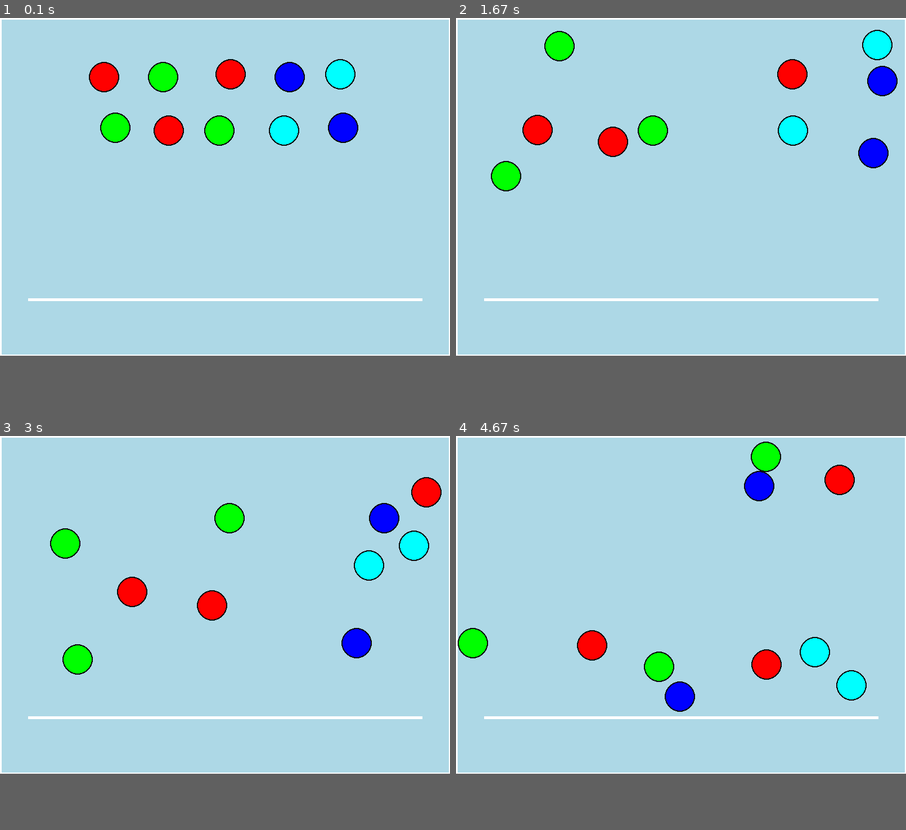
Above: before the commit, frames 1-4 (two rows, left to right).
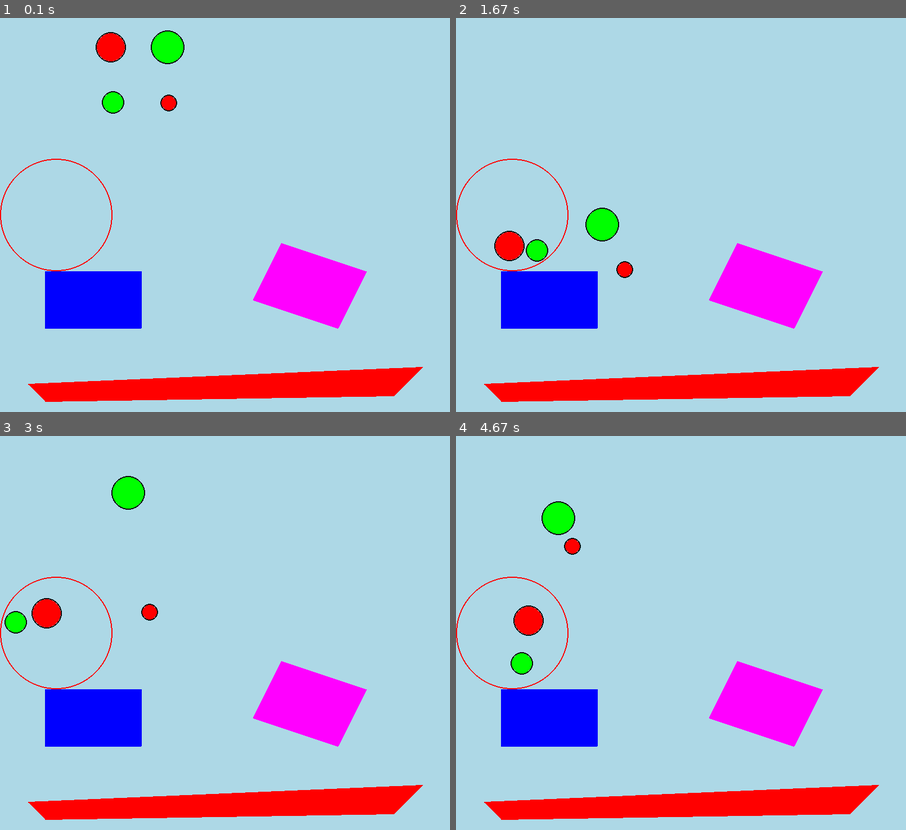
Above: after the commit, the same moments.

Repository: Roi-sysmique/Pygame-Physic-Sim
Game: pygame game, started from main.py
Two runs of this game, one before a commit and one after it. Both use one fixed random seed, a clock stepped at 60 frames per second and the inputs below.
Inputs:
- Up to frame 1 (0.1 s): no input
- Up to frame 2 (1.67 s): no input
- Up to frame 3 (3 s): no input
- Up to frame 4 (4.67 s): no input
In our replay, the window is 800x600 before the commit and 800x700 after it. These sizes can differ from the game's own. Grey fills any space a smaller window leaves; there, only what the larger window draws over its background counts as a difference.

The runs differ from the first frame. In frame 1, 18% of the frame differs, in the area x 0-100%, y 0-98%; in frame 2, 18%; in frame 3, 18%; in frame 4, 18%.

Commit message:
Object creation

Diff:
--- a/main.py
+++ b/main.py
@@ -5,7 +5,7 @@
 
 pygame.init()
 
-WIDTH, HEIGHT = 800, 600
+WIDTH, HEIGHT = 800, 700
 SCREEN = pygame.display.set_mode((WIDTH, HEIGHT))
 pygame.display.set_caption('Physics Sim')
 clock = pygame.time.Clock()
@@ -24,8 +24,10 @@
         self.rect = self.image.get_rect(center=self.position)
         self.image.fill((0, 0, 0))
         self.image.set_colorkey((0, 0, 0))
-        self.gravity = Vector2(0, 0)
+        self.gravity = Vector2(0, 0.3)
         self.color = color
+        self.restitution = 0.8
+        self.friction = 0.2
 
     def wall_collisions(self, wall_start_pos:Vector2, wall_end_pos:Vector2):
             wall = wall_end_pos - wall_start_pos
@@ -33,20 +35,18 @@
             wall_dir = wall.normalize()
             ball_dist = self.position - wall_start_pos
             proj = ball_dist.dot(wall.normalize())
-            if 0 <= proj <= length:
+            if 0 <= proj <= length +self.total_radius:
                 normal = wall_dir.rotate(90)
                 dist = ball_dist.dot(normal)
                 if abs(ball_dist.dot(normal)) <= self.radius:
                     penetration = self.radius - abs(dist)
                     self.position += normal * penetration * (1 if dist > 0 else -1)
-                    normal_part = self.velocity.project(normal)
-                    self.velocity.reflect_ip(normal_part)
-
-    #TODO:Add a coeficient of restitution and friction
+                    self.velocity.reflect_ip(normal)
+
     def ball_collisions(self, b: object):
         dist_vec = self.position - b.position
         dist  = dist_vec.length()
-        radius_sum = b.radius + self.radius
+        radius_sum = b.radius + self.total_radius
         if dist <= radius_sum:
             penetration = radius_sum - dist
             normal = dist_vec.normalize()
@@ -58,40 +58,143 @@
             if vn > 0:
                 return
 
-            impulse = -vn * normal
+            impulse = -vn * normal * self.restitution
             self.velocity += impulse
             b.velocity -= impulse
+
+    def circle_collisions(self, circle: object):
+        rel_pos = self.position - circle.pos
+        dist = rel_pos.length()
+        border_dist = circle.radius - self.total_radius
+        normal = rel_pos.normalize()
+        radius_sum = circle.radius + self.total_radius
+        if dist == radius_sum:
+            penetration = radius_sum - dist
+            self.position += normal * (penetration / 2)
+            vn = self.velocity.dot(normal)
+
+            if vn > 0:
+                return
+
+            impulse = -vn * normal * self.restitution
+            self.velocity += impulse
+        if dist > border_dist and dist < radius_sum:
+            self.velocity.reflect_ip(normal)
+            penetration = dist - border_dist
+            self.position -= normal * penetration
 
     def update(self):
         self.velocity += self.gravity
         self.velocity += self.acceleration
-        self.position += self.velocity
+        self.position += self.velocity * self.friction
         self.rect.center = self.position
-        pygame.draw.circle(self.image, (10, 10, 10), (self.radius + self.border_width, self.radius + self.border_width), self.radius + self.border_width)
+        pygame.draw.circle(self.image, (10, 10, 10), (self.radius + self.border_width, self.radius + self.border_width), self.radius + self.border_width, width=self.border_width)
         pygame.draw.circle(self.image, self.color, (self.radius + self.border_width, self.radius + self.border_width), self.radius)
 
+class Obstacle:
+    def __init__(self, vertices:list, color, walls):
+        self.vertices = vertices
+        self.color = color
+        self.vertices.append(vertices[0])
+        for point_index, points in enumerate(vertices):
+            if point_index % 2 != 0:
+                self.vertices.insert(point_index, points)
+        count = 0
+        line = []
+        for ver in self.vertices:
+            line.append(ver)
+            count += 1
+            if count == 2:
+                count = 0
+                walls.append(line)
+                line = []
+    def draw(self, surface):
+        pygame.draw.polygon(surface, self.color, self.vertices)
+        pygame.draw.lines(surface, self.color, False, self.vertices, 2)
+
+class Circle:
+    def __init__(self, center:Vector2,radius:int, color):
+        self.pos = center
+        self.radius = radius
+        self.color = color
+        self.width = 2
+    def draw(self, surface):
+        pygame.draw.circle(surface, self.color, self.pos, self.radius, 2)
+
+class Spring:
+    def __init__(self, node1: object, node2: object, length: int, force: int):
+        self.node1 = node1
+        self.node2 = node2
+        self.length = length
+        self.force = force
+    def attach(self):
+        dist_vec = (self.node1.position + 5*self.node1.velocity) - (self.node2.position + 5*self.node2.velocity)
+        dist = dist_vec.length()
+        self.node1.velocity += (-dist_vec * (1 - self.length/dist)/2 * self.force)
+        self.node2.velocity += (dist_vec * (1 - self.length / dist) / 2 * self.force)
+        pygame.draw.line(SCREEN, (255, 255, 255), self.node1.position, self.node2.position, 1)
 
 
 def main():
     fps = 60
     balls = pygame.sprite.Group()
     colors = ((255, 0, 0), (0, 255, 0), (0, 0, 255), (255, 0, 255), (0, 255, 255))
-    walls = [
-        # sol
-        (Vector2(50, 500), Vector2(750, 500)),
-        (Vector2(0, 0), Vector2(0, HEIGHT)),
-        (Vector2(WIDTH, 0), Vector2(WIDTH, HEIGHT)),
-        (Vector2(0, HEIGHT), Vector2(WIDTH, HEIGHT)),
-        (Vector2(0, 0), Vector2(WIDTH, 0)),
-    ]
-    for i in range(5):
+    walls = []
+    obstacles = []
+    circles = []
+    springs = []
+
+    circles.append(Circle(Vector2(100, HEIGHT / 2), 100, colors[0]))
+    # Sol incliné
+    obstacles.append(
+        Obstacle(
+            [
+                Vector2(50, HEIGHT - 50),
+                Vector2(WIDTH - 50, HEIGHT - 80),
+                Vector2(WIDTH - 100, HEIGHT - 30),
+                Vector2(80, HEIGHT - 20)
+            ],
+            colors[0],
+            walls
+        )
+    )
+
+    # Rectangle gauche
+    obstacles.append(
+        Obstacle(
+            [
+                Vector2(80, HEIGHT / 2 + 100),
+                Vector2(250, HEIGHT / 2 + 100),
+                Vector2(250, HEIGHT / 2 + 200),
+                Vector2(80, HEIGHT / 2 + 200)
+            ],
+            colors[2],
+            walls
+        )
+    )
+
+    # Obstacle incliné droit
+    obstacles.append(
+        Obstacle(
+            [
+                Vector2(WIDTH - 300, HEIGHT / 2 + 50),
+                Vector2(WIDTH - 150, HEIGHT / 2 + 100),
+                Vector2(WIDTH - 200, HEIGHT / 2 + 200),
+                Vector2(WIDTH - 350, HEIGHT / 2 + 150)
+            ],
+            colors[3],
+            walls
+        )
+    )
+
+    for i in range(2):
         for j in range(2):
             balls.add(
                 Ball(
-                    Vector2(200 + i * 100, 100 + j * 100),
+                    Vector2(200 + i * 100, 50 + j * 100),
                     Vector2(random.randint(-3, 3), random.randint(-1, 1)),
                     Vector2(0, 0),
-                    25,
+                    random.randint(10, 30),
                     random.choice(colors))
             )
     while True:
@@ -104,7 +207,7 @@
         balls.draw(SCREEN)
         for ball in balls:
             for wall in walls:
-                pygame.draw.line(SCREEN, (255, 255, 255), wall[0], wall[1], 5)
+                pygame.draw.line(SCREEN, (255, 255, 255), wall[0], wall[1], 2)
                 ball.wall_collisions(Vector2(wall[0]), Vector2(wall[1]))
             for b in balls:
                 # A ball can't collide with itself
@@ -112,7 +215,15 @@
                     pass
                 else:
                     ball.ball_collisions(b)
+                for circle in circles:
+                    circle.draw(SCREEN)
+                    ball.circle_collisions(circle)
+
+        for obstacle in obstacles:
+            obstacle.draw(SCREEN)
         balls.update()
+        for spring in springs:
+            spring.attach()
         pygame.display.update()
         clock.tick(fps)
 
